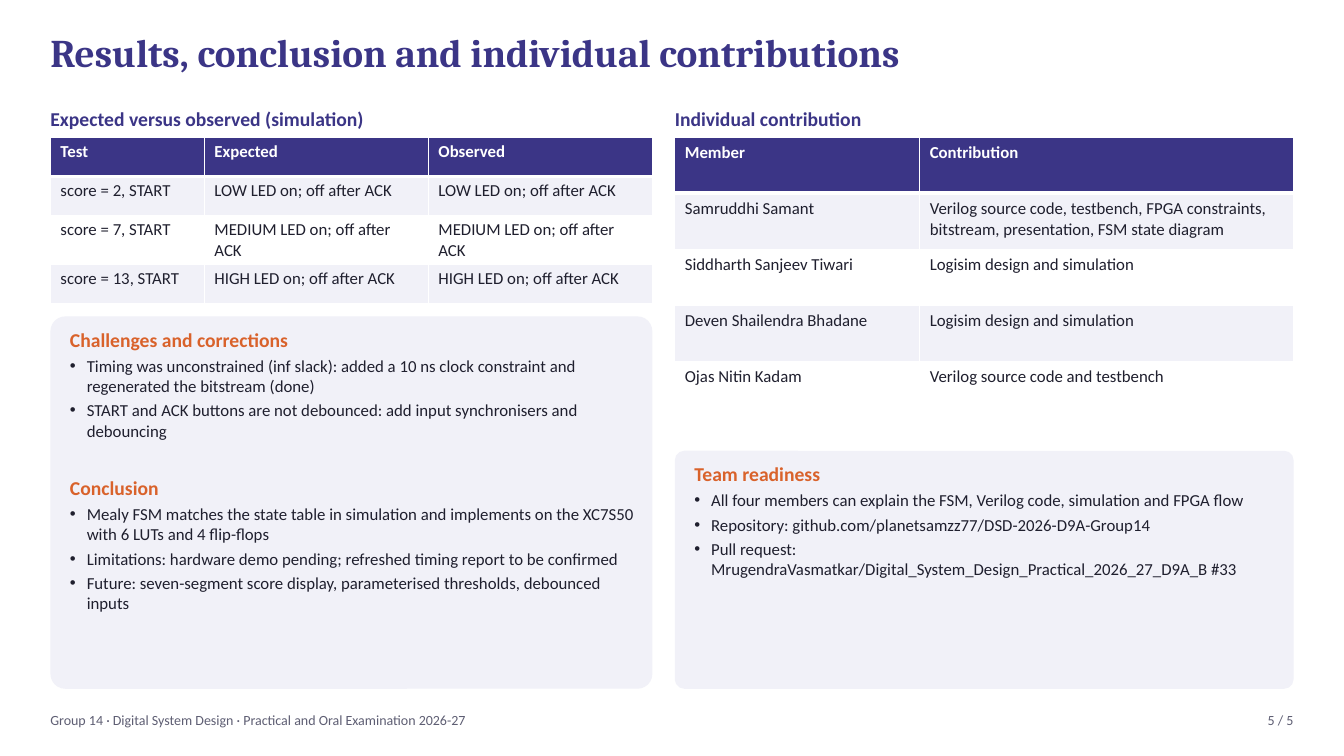
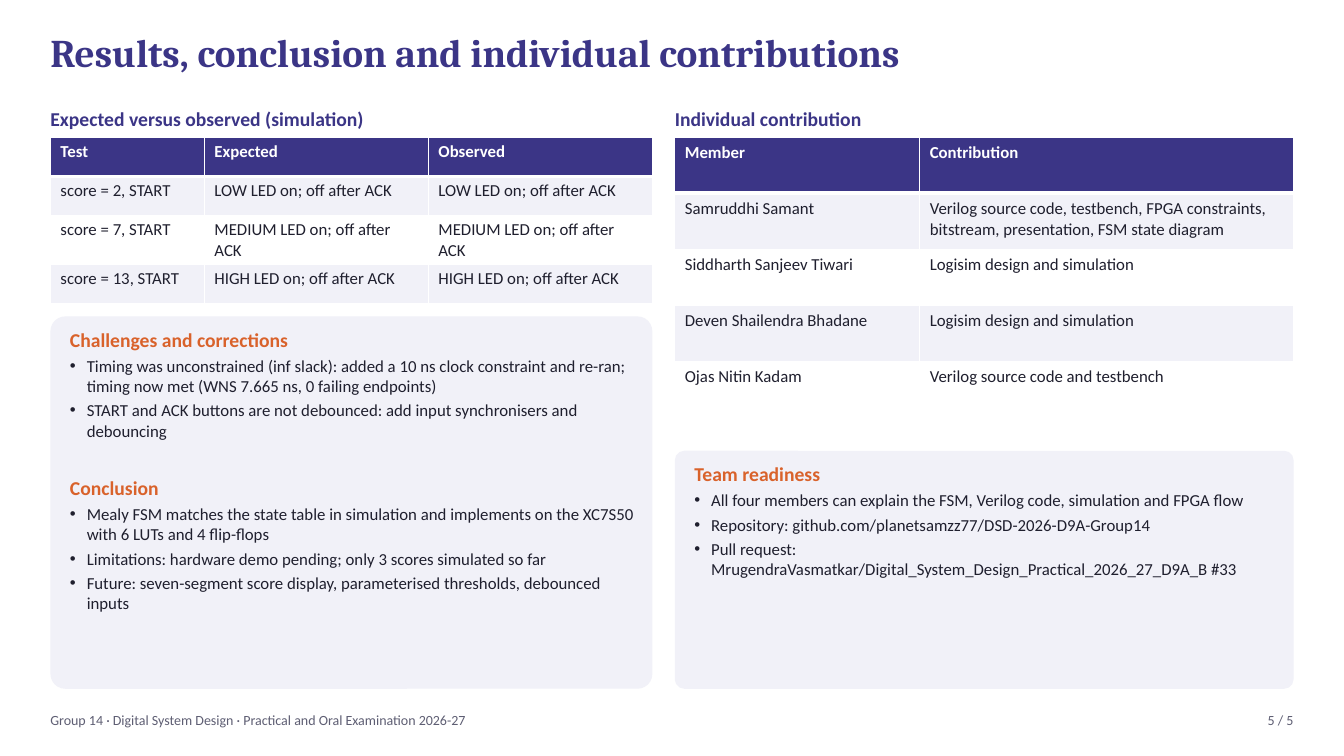
Before and after one commit to MrugendraVasmatkar/Digital_System_Design_Practical_2026_27_D9A_B, a slide deck: slide 5 of Group_Submissions/day1_submission_grp14/06_Presentation/Group14_DSD_Presentation.pptx. Drawn at 1344x756 pixels with LibreOffice and Linux fonts; fonts in the diff are those of the drawing. Boxes give left, top, right and bottom in pixels: in the first picture for what was removed or moved away, otherwise in the second. Text is boxed around its words. In the diff, an @@ line names an element or a change of style, - is before the commit and + after.

```diff
--- a/Group_Submissions/day1_submission_grp14/06_Presentation/Group14_DSD_Presentation.pptx
+++ b/Group_Submissions/day1_submission_grp14/06_Presentation/Group14_DSD_Presentation.pptx
@@ text at <box>87,360,625,395</box>: text changed @@
-• Timing was unconstrained (inf slack): added a 10 ns clock constraint and regenerated the bitstream (done)
+• Timing was unconstrained (inf slack): added a 10 ns clock constraint and re-ran; timing now met (WNS 7.665 ns, 0 failing endpoints)
@@ text at <box>87,553,546,568</box>: text changed @@
-• Limitations: hardware demo pending; refreshed timing report to be confirmed
+• Limitations: hardware demo pending; only 3 scores simulated so far
```
Also in this commit, not shown: 1 other slide changed, 5 other files.
